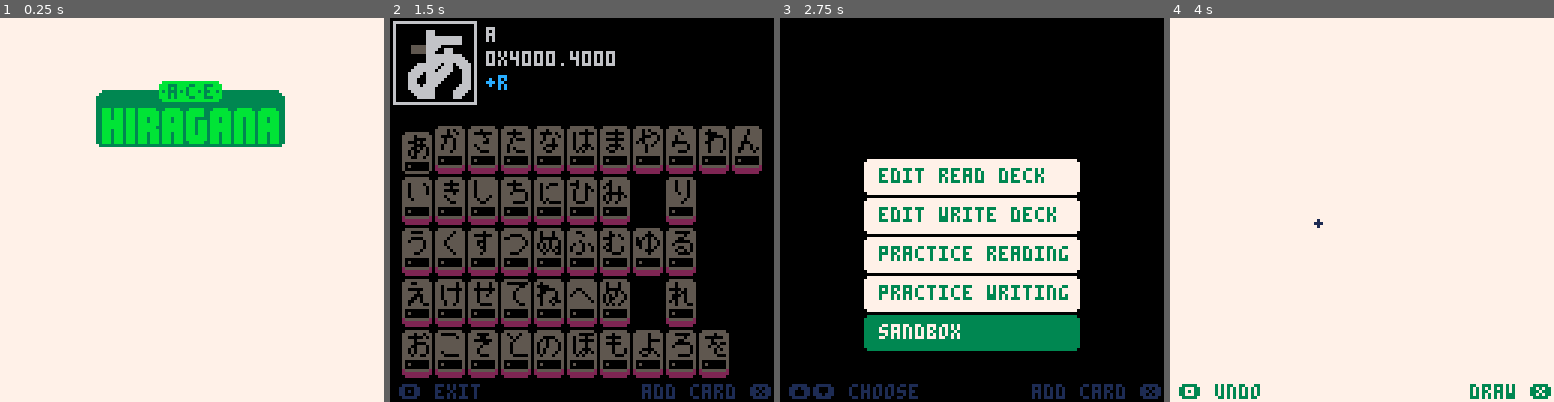
Above: before the commit, frames 1-4 (left to right).
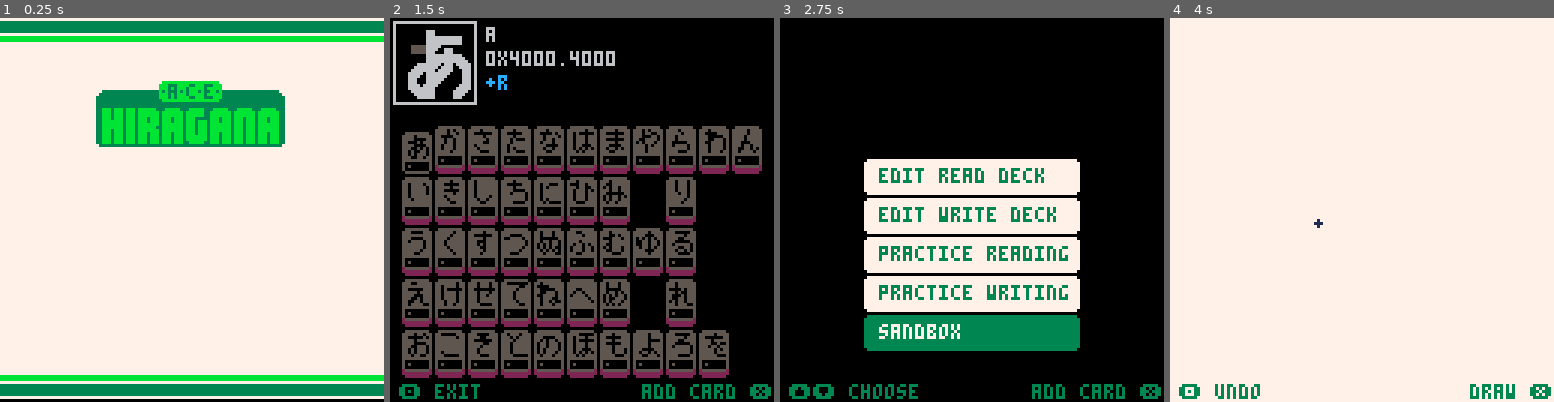
Above: after the commit, the same moments.

Repository: SestrenExsis/KanaPractice
Game: PICO-8 cartridge hiragana.p8
The game is run twice, just before and just after one commit, with the same random seed, the same clock (stepped at 60 frames per second) and the same inputs.
Inputs (mouse positions are in pixels of both pictures, inside the frame that each line leads up to):
- Up to frame 1 (0.25 s): no input
- Up to frame 2 (1.5 s): tap X (X key) at 0.33, 1.07 s; click (670, 121) at 0.67 s; tap O (Z key) at 0.7 s; click (436, 267) at 1.22 s
- Up to frame 3 (2.75 s): hold Right 1.6-2.1 s; tap O (Z key) at 1.7, 2.1, 2.5 s; click (887, 114) at 1.77 s; tap X (X key) at 1.85 s; hold Up 2.15-2.42 s; click (952, 259) at 2.32 s; hold Right from 2.47 s (still down)
- Up to frame 4 (4 s): click (1404, 106) at 2.87 s; tap O (Z key) at 2.9, 3.3, 3.7 s; tap X (X key) at 2.97 s; release Right at 3.03 s; hold Left 3.08-3.58 s; click (1465, 256) at 3.42 s; hold Down 3.63-3.97 s; click (1231, 102) at 3.97 s

The runs differ from the first frame. In frame 1, 10% of the frame differs, in the area x 0-100%, y 0-100%; in frame 2, 1.0%; in frame 3, 1.3%; in frame 4, nothing differs.

Commit message:
Change color of messages

Diff:
--- a/hiragana.p8
+++ b/hiragana.p8
@@ -481,14 +481,15 @@
 
 -- helper functions
 
-function drawmsgs(p)
+function drawmsgs(p,c)
 	if (p==nil) p=1.0
+	if (c==nil) c=3
 	if _lmsg!=nil and #_lmsg>0 then
-		print(_lmsg,3,137-15*p,1)
+		print(_lmsg,3,137-15*p,c)
 	end
 	if _rmsg!=nil and #_rmsg>0 then
 		local x=128-4*#_rmsg-4
-		print(_rmsg,x,137-15*p,1)
+		print(_rmsg,x,137-15*p,c)
 	end
 end
 
@@ -633,28 +634,28 @@
 	drawkana(_kana,lft+2,top+2,scl,_c_dry,i)
 	local p=2*min(0.5,t())
 	local y=-20+20*p
-	--rectfill(0,y+0,127,y+8,0)
-	--rectfill(0,y+10,127,y+13,1)
-	--rectfill(0,y+15,127,y+16,13)
+	rectfill(0,y+0,127,y+8,0)
+	rectfill(0,y+10,127,y+13,3)
+	rectfill(0,y+15,127,y+16,11)
 	--rectfill(0,y+18,127,y+18,12)
 	--rectfill(0,127-y-18,127,127-y-18,12)
-	--rectfill(0,127-y-15,127,127-y-16,13)
-	--rectfill(0,127-y-10,127,127-y-13,1)
-	--rectfill(0,127-y-0,127,127-y-8,0)
+	rectfill(0,127-y-15,127,127-y-16,11)
+	rectfill(0,127-y-10,127,127-y-13,3)
+	rectfill(0,127-y-0,127,127-y-8,0)
 	color(1)
 	if _logtm==0 then
-		print("ready to learn hiragana?",1,2+y)
+		print("ready to learn hiragana?",1,2+y,3)
 	else
 		local curtm=entime()
 		local tm=detime(curtm-_logtm)
-		print("last studied "..tm.." ago",1,2+y)
-	end
-	drawmsgs(p)
+		print("last studied "..tm.." ago",1,2+y,3)
+	end
 	pal(1,3)
 	pal(2,11)
+	drawmsgs(p)
 	spr(196,32,20,8,3)
 	--print(stat(0).." "..stat(1),16,122)
-	print("v".._version,1,122-y)
+	print("v".._version,1,122-y,3)
 end
 
 -- menu screen
